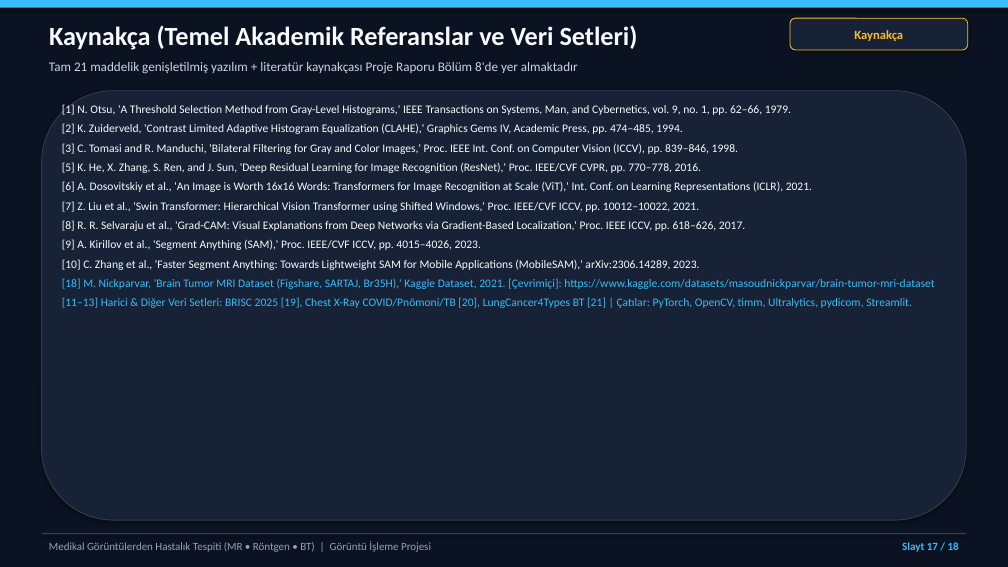
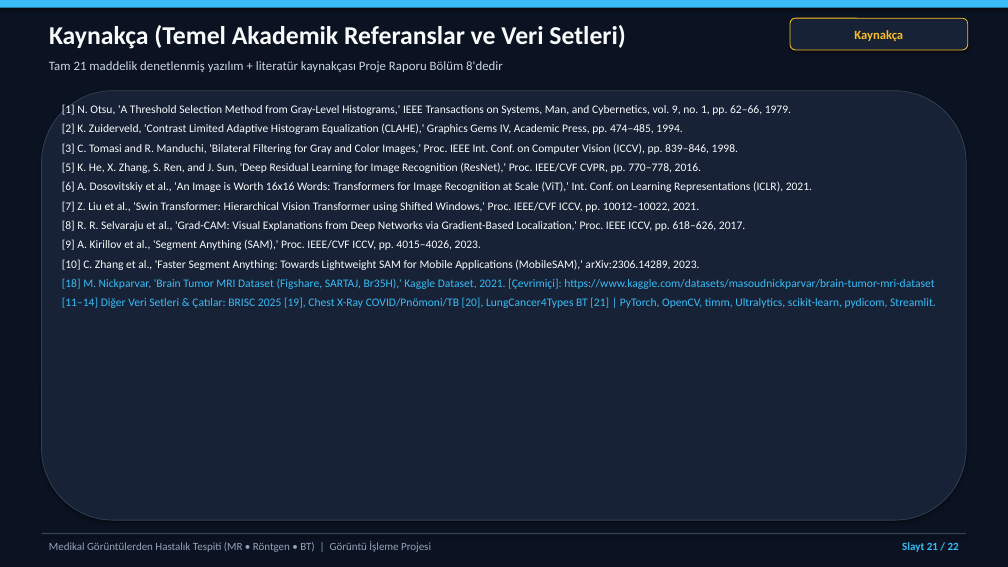
Before and after one commit to berkay01akin/medeical_disase_dedect, a slide deck: slide 21 of docs/Sunum_Medikal_Goruntu_Tespiti.pptx (slide 17 before the commit). Drawn at 1008x567 pixels with LibreOffice and Linux fonts; fonts in the diff are those of the drawing. Boxes give left, top, right and bottom in pixels: in the first picture for what was removed or moved away, otherwise in the second. Text is boxed around its words. In the diff, an @@ line names an element or a change of style, - is before the commit and + after.

```diff
--- a/docs/Sunum_Medikal_Goruntu_Tespiti.pptx
+++ b/docs/Sunum_Medikal_Goruntu_Tespiti.pptx
@@ text "Kaynakça (Temel Akademik Referanslar ve ..." at bbox=[49, 25, 625, 49]: size 25 to 24.5 pt @@
@@ text at bbox=[49, 61, 503, 72]: text changed; size 12.5 to 12.2 pt @@
-Tam 21 maddelik genişletilmiş yazılım + literatür kaynakçası Proje Raporu Bölüm 8'de yer almaktadır
+Tam 21 maddelik denetlenmiş yazılım + literatür kaynakçası Proje Raporu Bölüm 8'dedir
@@ text at bbox=[62, 297, 936, 308]: text changed @@
-[11–13] Harici & Diğer Veri Setleri: BRISC 2025 [19], Chest X-Ray COVID/Pnömoni/TB [20], LungCancer4Types BT [21] | Çatılar: PyTorch, OpenCV, timm, Ultralytics, pydicom, Streamlit.
+[11–14] Diğer Veri Setleri & Çatılar: BRISC 2025 [19], Chest X-Ray COVID/Pnömoni/TB [20], LungCancer4Types BT [21] | PyTorch, OpenCV, timm, Ultralytics, scikit-learn, pydicom, Streamlit.
@@ text at bbox=[902, 542, 959, 552]: text changed @@
-Slayt 17 / 18
+Slayt 21 / 22
```
Also in this commit, not shown: 15 other slides changed, 6 slides added, 2 slides removed, 6 other files.
